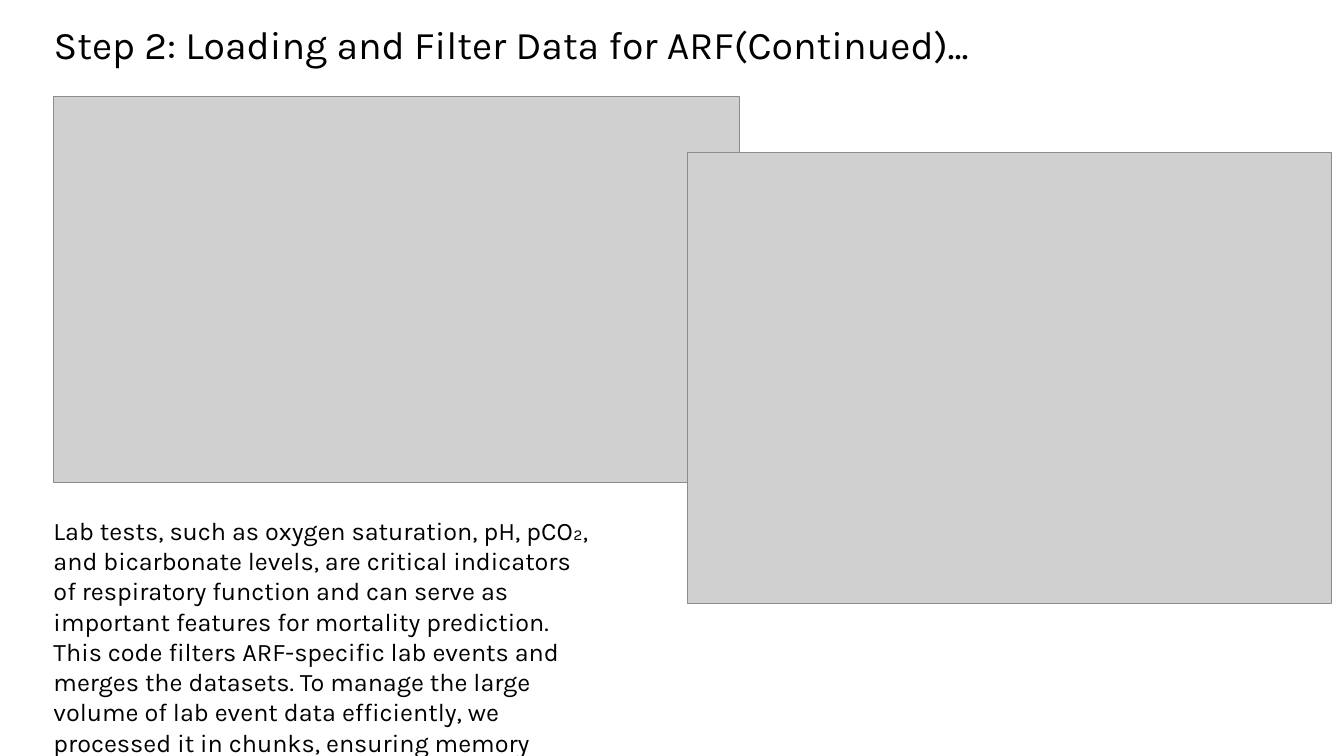
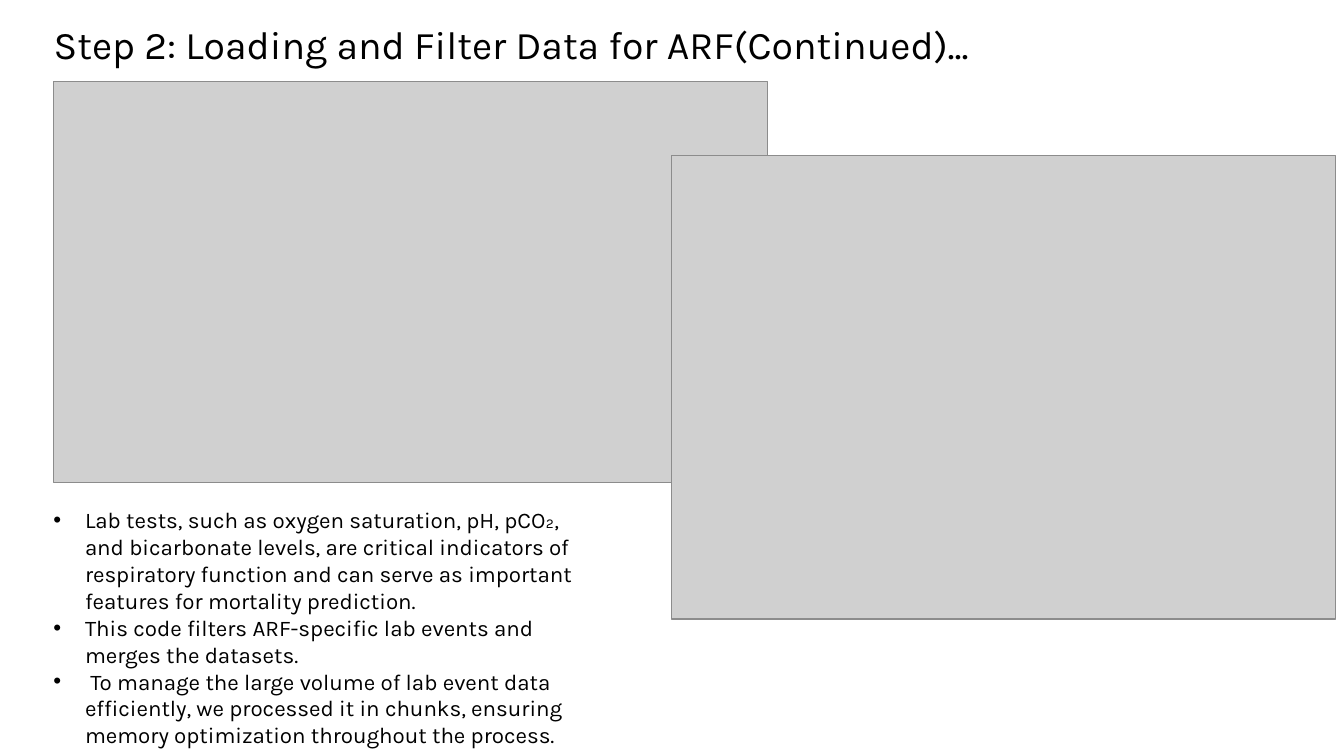
Before and after one commit to AnkitaSavaliya/AIH, a slide deck: slide 6 of ML-DL_MIMIC-IV_ARF_MORTALITY_PREDICTION.pptx. Drawn at 1344x756 pixels with LibreOffice and Linux fonts; fonts in the diff are those of the drawing; grey boxes stand for pictures. Boxes give left, top, right and bottom in pixels: in the first picture for what was removed or moved away, otherwise in the second. Text is boxed around its words. In the diff, an @@ line names an element or a change of style, - is before the commit and + after.

```diff
--- a/ML-DL_MIMIC-IV_ARF_MORTALITY_PREDICTION.pptx
+++ b/ML-DL_MIMIC-IV_ARF_MORTALITY_PREDICTION.pptx
@@ picture: place and size @@
-picture at (53, 97, 739, 483)
+picture at (53, 81, 767, 483)
@@ picture: place and size @@
-picture at (688, 153, 1332, 604)
+picture at (673, 155, 1336, 619)
@@ text at (85, 512, 571, 749): text changed; size 18 to 16 pt @@
-Lab tests, such as oxygen saturation, pH, pCO₂, and bicarbonate levels, are critical indicators of respiratory function and can serve as important features for mortality prediction. This code filters ARF-specific lab events and merges the datasets. To manage the large volume of lab event data efficiently, we processed it in chunks, ensuring memory optimization throughout the process.
+• Lab tests, such as oxygen saturation, pH, pCO₂, and bicarbonate levels, are critical indicators of respiratory function and can serve as important features for mortality prediction.
+• This code filters ARF-specific lab events and merges the datasets.
+• To manage the large volume of lab event data efficiently, we processed it in chunks, ensuring memory optimization throughout the process.
```
Also in this commit, not shown: 18 other slides changed, 1 other file.
